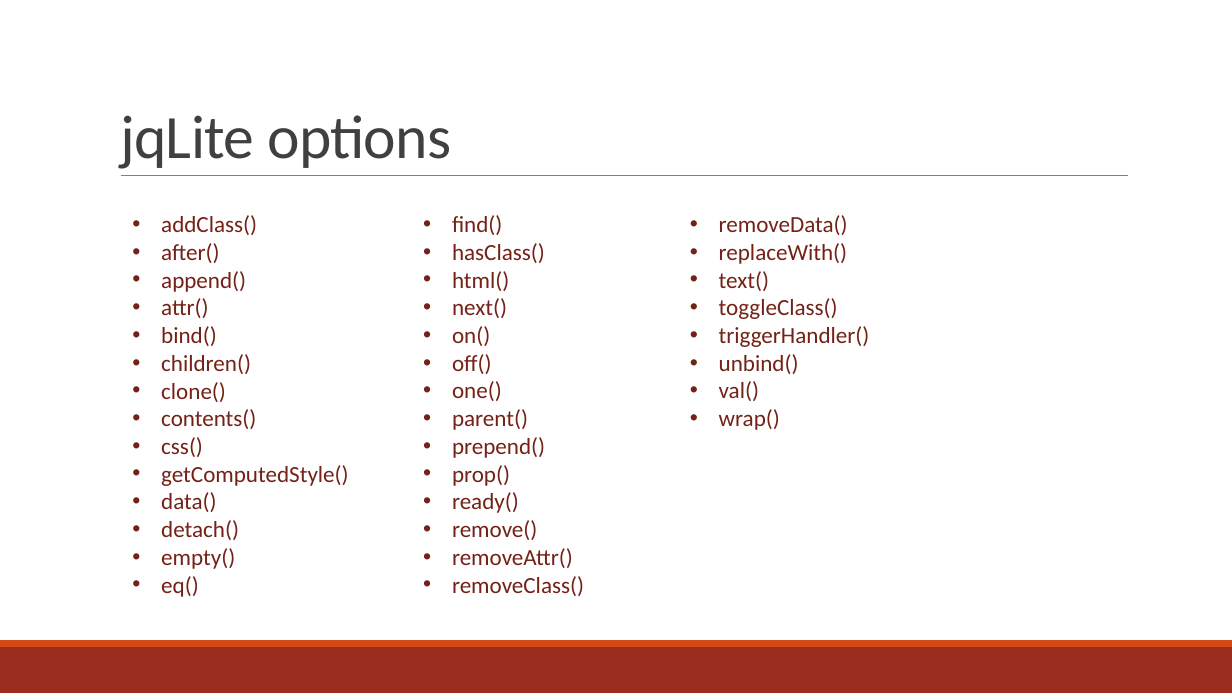
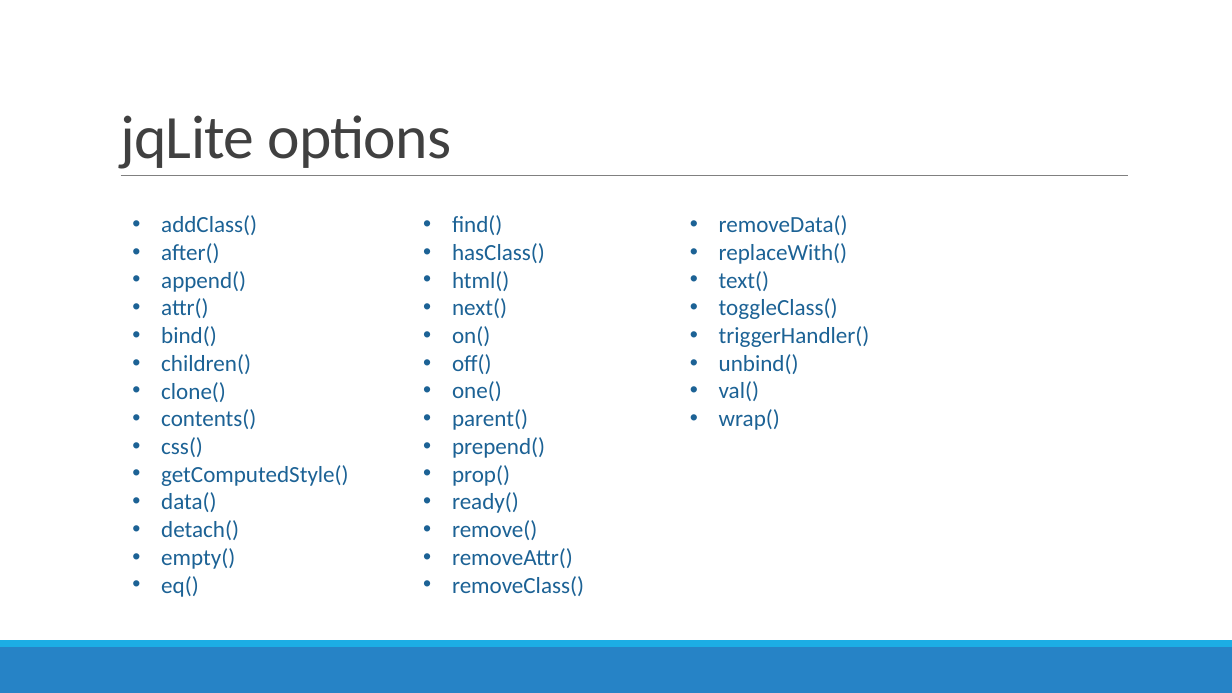
Before and after one commit to rivkiaizen/PhotoGalery, a slide deck: slide 29 of PhotoGalery/AngularJS-directive - final.pptx. Drawn at 1232x693 pixels with LibreOffice and Linux fonts; fonts in the diff are those of the drawing; background and template pictures are left out. Boxes give left, top, right and bottom in pixels: in the first picture for what was removed or moved away, otherwise in the second. Text is boxed around its words. In the diff, an @@ line names an element or a change of style, - is before the commit and + after.

```diff
--- a/PhotoGalery/AngularJS-directive - final.pptx
+++ b/PhotoGalery/AngularJS-directive - final.pptx
@@ text colour #742217 to #1D6294 in 3 elements at (161,215,349,597), (452,215,584,596), (719,215,870,430) @@
@@ rectangle at (0,647,1232,693): fill #9B2D1F to #2683C6 @@
@@ rectangle at (0,640,1232,647): fill #D34817 to #1CADE4 @@
```
Also in this commit, not shown: 53 other slides changed, 3 other files.
